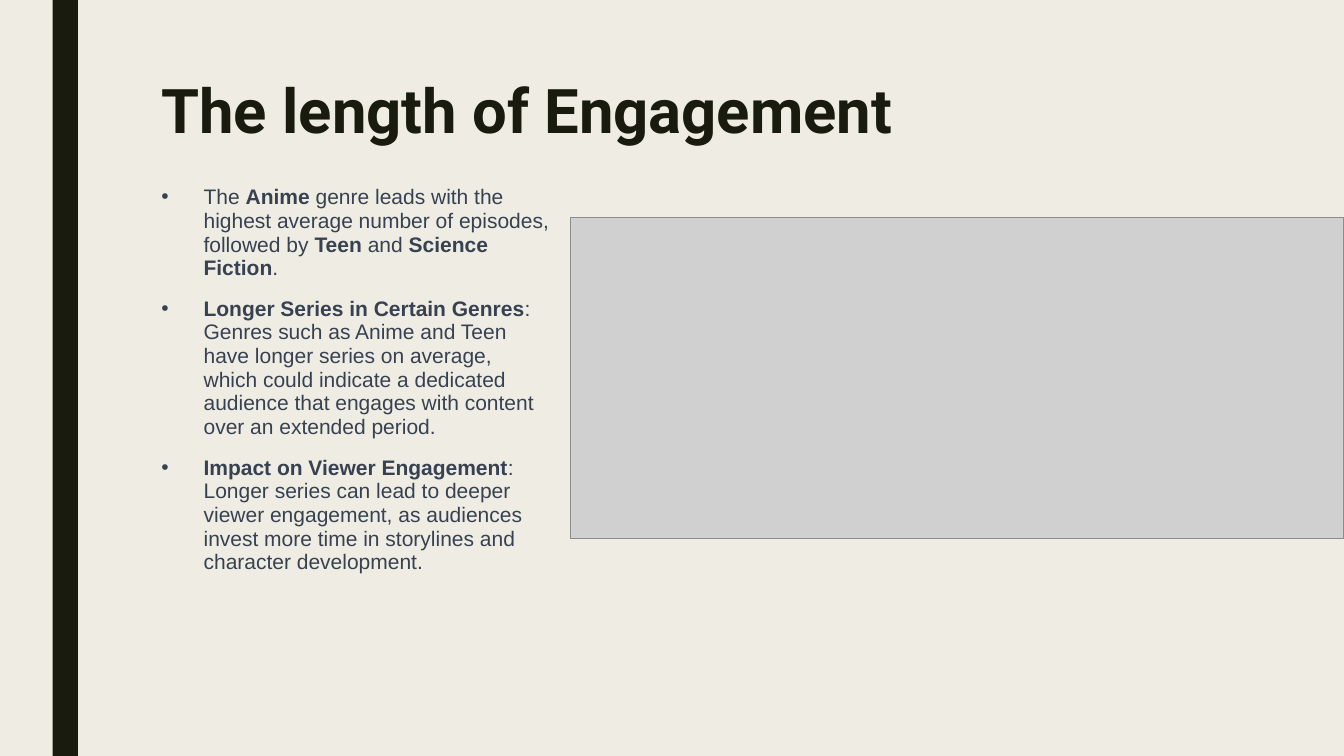
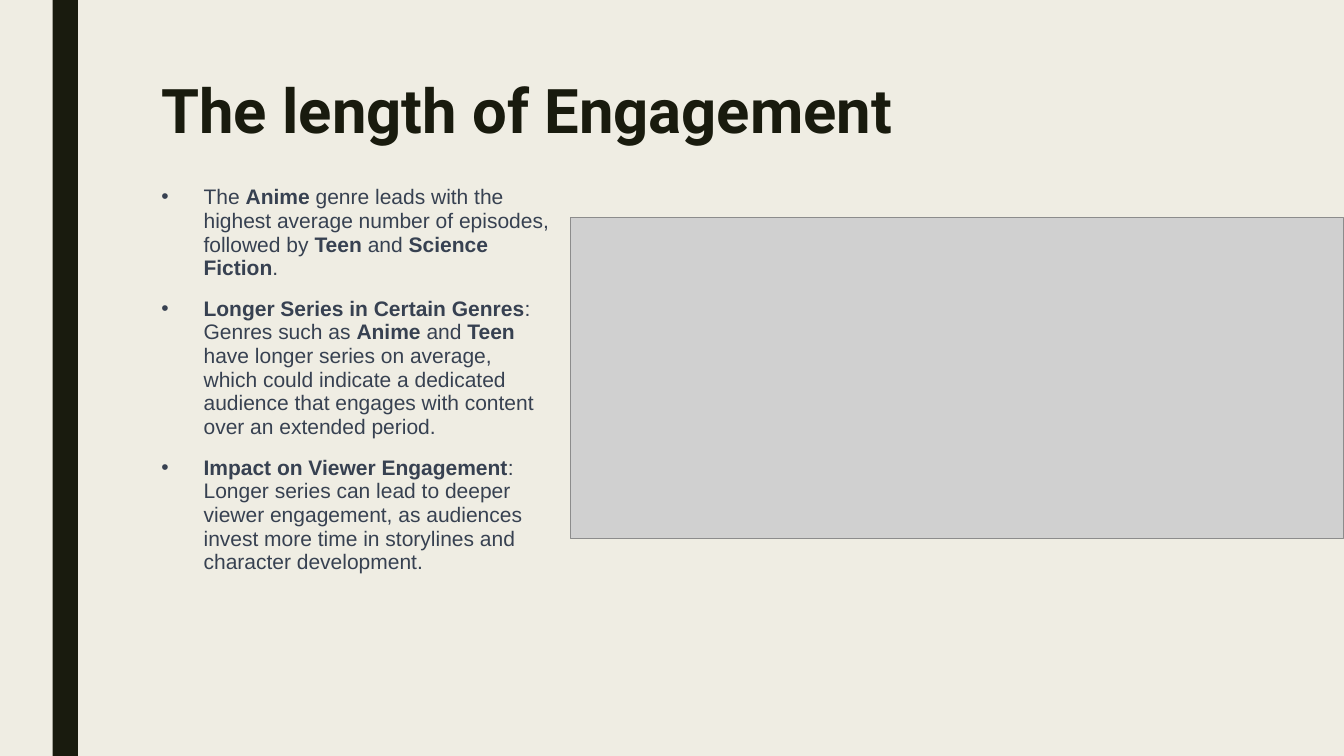
Before and after one commit to thikyi/Springboard, a slide deck: slide 5 of 31.3.2 Data_StoryTelling/Presentation.pptx. Drawn at 1344x756 pixels with LibreOffice and Linux fonts; fonts in the diff are those of the drawing; grey boxes stand for pictures. Boxes give left, top, right and bottom in pixels: in the first picture for what was removed or moved away, otherwise in the second. Text is boxed around its words. In the diff, an @@ line names an element or a change of style, - is before the commit and + after.

```diff
--- a/31.3.2 Data_StoryTelling/Presentation.pptx
+++ b/31.3.2 Data_StoryTelling/Presentation.pptx
@@ text at [204,300,534,439]: bold on in "Anime Teen" @@
```
Also in this commit, not shown: 3 other slides changed, 1 other file.
